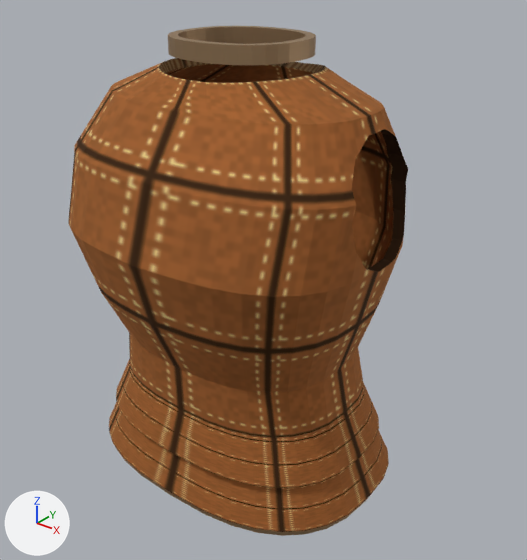
What one commit did to the OBJ model projects/hichaukitoden-game/assets/models/items/leather_armor.obj.
One viewpoint serves both versions: a 50 mm lens placed at (2.23, -2.62, 1.64), pointed at (0.13, -0.01, 0.02). Arrows for +X, +Y and +Z are at lower left; the lights stay in place. The first picture is the older version. Where no turn or scale is listed for an object, it has been applied to the vertices.

In view in the first picture: 'leather_armor'.
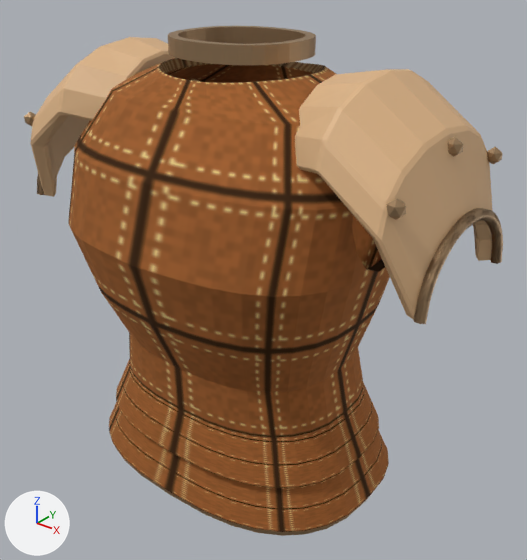
Pixel boxes (x1, y1, x2, y2) of what changed, in the pictures (527 x 560 px):
'leather_armor', reshaped (41% wider): before (68, 26, 408, 536); after (24, 26, 503, 536)
part 1 of me_leather_armor, added: after (387, 199, 406, 220)
part 2 of me_leather_armor, added: after (24, 112, 36, 126)
part 3 of me_leather_armor, added: after (448, 137, 463, 157)
part 4 of me_leather_armor, added: after (487, 147, 502, 164)
part 5 of me_leather_armor, added (brown): after (414, 208, 503, 324)
part 6 of me_leather_armor, added (mostly hidden): after (37, 174, 45, 195)
part 7 of me_leather_armor, added (beige): after (295, 69, 492, 320)
part 8 of me_leather_armor, added (beige): after (30, 37, 199, 197)

Diff of the bpy script that builds the scene:
```diff
--- a/projects/hichaukitoden-game/assets/models/items/leather_armor.obj.py
+++ b/projects/hichaukitoden-game/assets/models/items/leather_armor.obj.py
@@ mat_leather_armor_shoulder_shell @@
+mat_leather_armor_shoulder_shell = principled_material('leather_armor_shoulder_shell')
+mat_leather_armor_shoulder_shell.base_color = (0.73, 0.46, 0.24)  # beige #deb586
+mat_leather_armor_shoulder_shell.roughness = 0.55
@@ me_leather_armor @@
 # used by ob_leather_armor; location = (0.0, 0.0, 0.0)
-me_leather_armor.from_pydata(...)  # 1079 vertices, 2164 faces; spans x -0.84..0.84, y -0.74..0.59, z -1.04..1.2
+me_leather_armor.from_pydata(...)  # 1891 vertices, 4132 faces; spans x -1.2..1.2, y -0.74..0.59, z -1.04..1.2
+# me_leather_armor part 1: a new loose piece, an icosphere of 20 faces spanning x 1.034..1.106, y -0.462..-0.394, z 0.699..0.779, in mat_leather_armor_trim (brown #aa8b69)
+# me_leather_armor part 2: a new loose piece, an icosphere of 20 faces spanning x -1.106..-1.034, y -0.462..-0.394, z 0.699..0.779, in mat_leather_armor_trim (brown #aa8b69)
+# me_leather_armor part 3: a new loose piece, an icosphere of 20 faces spanning x 1.034..1.106, y -0.034..0.034, z 0.83..0.91, in mat_leather_armor_trim (brown #aa8b69)
+# me_leather_armor part 4: a new loose piece, an icosphere of 20 faces spanning x 1.034..1.106, y 0.394..0.462, z 0.699..0.779, in mat_leather_armor_trim (brown #aa8b69)
+# me_leather_armor part 5: a new loose piece of 198 vertices spanning x 1.15..1.2, y -0.38..0.38, z 0.28..0.62, in mat_leather_armor_trim (brown #aa8b69)
+# me_leather_armor part 6: a new loose piece of 198 vertices spanning x -1.2..-1.15, y -0.38..0.38, z 0.28..0.62, in mat_leather_armor_trim (brown #aa8b69)
+# me_leather_armor part 7: a new loose piece of 172 vertices spanning x 0.5..1.16, y -0.48..0.48, z 0.28..1.13, in mat_leather_armor_shoulder_shell (beige #deb586)
+# me_leather_armor part 8: a new loose piece of 172 vertices spanning x -1.16..-0.5, y -0.48..0.48, z 0.28..1.13, in mat_leather_armor_shoulder_shell (beige #deb586)
+# other edits to the shape of me_leather_armor do not show in these pictures
 me_leather_armor.materials.append(mat_leather_armor_body)
 me_leather_armor.materials.append(mat_leather_armor_trim)
+me_leather_armor.materials.append(mat_leather_armor_shoulder_shell)  # beige #deb586
```
